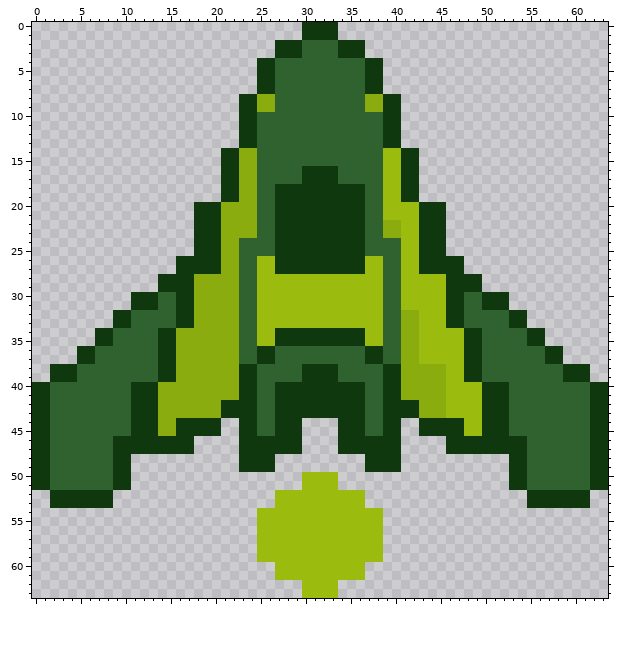
A pixel-art sprite gets an edit: sprites/player.png. That is the earlier state.
The file is 64x64 pixels.
And afterwards:
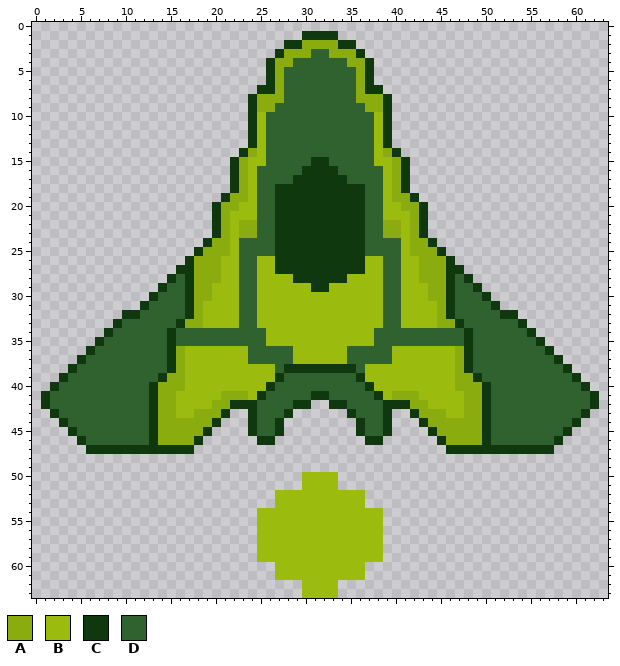
Palette (. is transparent): A #8bac0f  B #9bbc0f  C #0f380f  D #306230
Difference:
Changed rows in their new state; - is an unchanged pixel.
first column x 0:
 0 ------------------------------....------------------------------
 2 ---------------------------.--AAAA--.---------------------------
 3 ----------------------------AAA--AAA----------------------------
 4 -------------------------.-AA------AA-.-------------------------
 5 -------------------------.-A--------A-.-------------------------
 6 -------------------------.-A--------A-.-------------------------
 7 ---------------------------A--------A---------------------------
 8 -----------------------.---A--------A---.-----------------------
 9 -----------------------.----------------.-----------------------
10 -----------------------.-B------------B-.-----------------------
11 -----------------------.-B------------B-.-----------------------
12 -----------------------.-B------------B-.-----------------------
13 -----------------------.-B------------B-.-----------------------
14 ---------------------..C-B------------BAC..---------------------
15 ---------------------.--BB-----CC-----B-A-.---------------------
16 ---------------------.--B---------------A-.---------------------
17 ---------------------.--B----C----C-----A-.---------------------
18 ---------------------.--B---------------A-.---------------------
19 ----------------------A-B---------------AA----------------------
20 ------------------..---BB----------------AA-..------------------
21 ------------------..--BBB-----------------A-..------------------
22 ------------------..--B-------------------A-..------------------
23 ------------------..--B-------------------A-..------------------
24 ------------------.-A-B-------------------AA-.------------------
25 -------------------AA-B-------------------AAA-------------------
26 ----------------.-AAABB--------------------AAA-.----------------
27 ------------------AAABB--------------------AAA------------------
28 --------------.-D----BB------CCCCCC--------AAA-D-.--------------
29 ---------------DD---BBB--------CC-----------AA-DD---------------
30 -----------..---D---BBB---------------------AA-D---..-----------
31 -----------.-D--D--BBBB----------------------A-D--D-.-----------
32 ---------.-C----D--BBBB------------------BB--A-D----C-.---------
33 ----------D------A-BBBB------------------BB--AA------D----------
34 -------.------D-DDDDDDD--D-BBBBBBBBBB-D--DDDDDDD-D------.-------
35 --------D-----D-DDDDDDD--D-BBBBBBBBBB-D--DDDDDDD-D-----D--------
36 -----.--------D--BBBBBBB-DD--BBBBBB--DD-BBB----A-D--------.-----
37 ------D-------D--BBBBBBB-DD--BBBBBB--DD-BBB----A-D-------D------
38 --..----------D--BBBBBBBBBB-CC----CC-BBBBBBBBB-A-D----------..--
39 --.-D----------A-BBBBBBBBBBC--DDDD--CBBBBBBBBB-AA----------D-.--
40 ..C--------DD----BBBBBBBBBCDDDDDDDDDDCBBBBBBBB-AAA-DD--------C..
41 .----------DD---BBBBB--ABC-DDDD--DDDD-CBA--BBB--AA-DD----------.
42 .----------DD---BBBB-A-----DD--..--DD-----A-BB--AA-DD----------.
43 ..C--------DD---BB----..---D-......-D---..------AA-DD--------C..
44 ...C-------DD---AAAA---.----..----..----.---AAAAAA-DD-------C...
45 ....C------DD---AAA-.--.----..----..----.--.-AAAAA-DD------C....
46 .....C---DDDD-AAAAC----..--...----...--..----CAAAA-DDDD---C.....
47 ......CCC--------------.......----.......--------------CCC......
48 ...........------------....----------....------------...........
49 ...........------------....----------....------------...........
50 ...........------------------------------------------...........
51 ...........------------------------------------------...........
52 --.......----------------------------------------------.......--
53 --.......----------------------------------------------.......--
Boxes around the changes in both pictures, in picture pixels (x1, y1, x2, y2):
changed: (32, 22, 608, 508)
